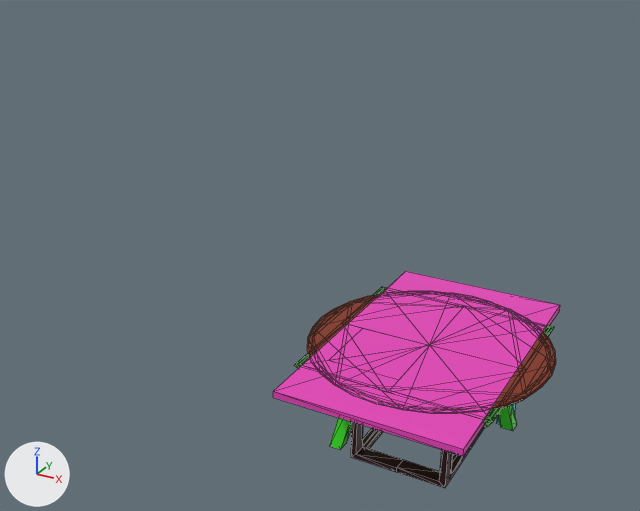
A saved change to the glTF model public/models/table.gltf.
Camera for both pictures: a 50 mm camera at (3.44, -9.06, 6.74) aimed at (-1.92, 0.68, 1.87). Lighting does not change. The marker at lower left points along +X, +Y and +Z. Mesh edges are drawn as thin lines on the coarser meshes. Where no turn or scale is listed for an object, it has been applied to the vertices.

Before the edit, the objects in view are built like this:
```python
me_cube_005 = bpy.data.meshes.new('Cube.005')
me_cube_005.from_pydata(...)  # a box spanning x -1.13..1.13, y -1.84..1.84, z -0.04..0.04
me_cube_005.materials.append(mat_material_004)  # pink #e742bb
me_cube_012 = bpy.data.meshes.new('Cube.012')
me_cube_012.from_pydata(...)  # 56 vertices, 128 faces; spans x -0.61..0.63, y -0.9..0.9, z -0.58..0.67
me_cube_012.materials.append(mat_material_012)  # dark red #390011
me_cylinder_001 = bpy.data.meshes.new('Cylinder.001')
me_cylinder_001.from_pydata(...)  # 128 vertices, 309 faces; spans x -1.51..1.52, y -1.51..1.51, z 0.0..0.04
me_cylinder_001.materials.append(mat_dřevo_001)  # brown #863118
ob_kruh_001 = bpy.data.objects.new('kruh.001', me_cylinder_001)
ob_kruh_001.location = (0.0, 0.0, 1.3)
ob_nohy06 = bpy.data.objects.new('nohy06', me_cube_012)
ob_nohy06.location = (0.0, 0.0, 0.6)
ob_obdelnik = bpy.data.objects.new('obdelnik', me_cube_005)
ob_obdelnik.location = (0.0, 0.0, 1.3)
# also in view: 'kruh' at (0.0, 0.0, 1.3)
```
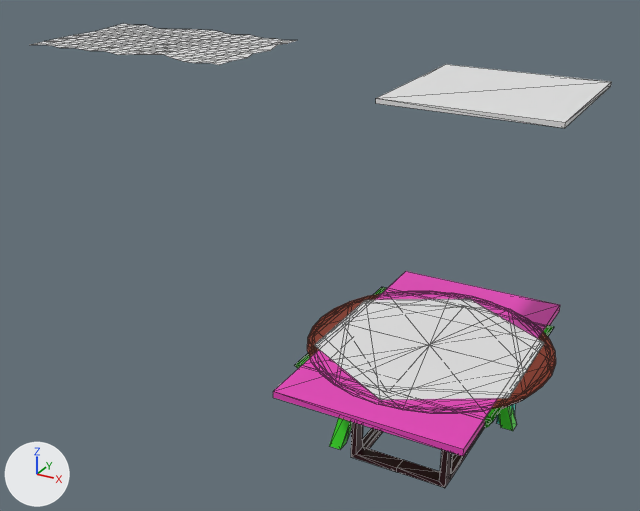
The edits, one by one:
Mesh me_plane_001 is new.
It has 152 vertices, 252 faces and spans x -1.7..1.71, y -1.19..1.15, z 0.0..0.02.
Mesh me_cube is new.
It is a box spanning x -1.0..1.0, y -1.0..1.0, z -0.03..0.03.
Mesh me_circle is new.
It is a 6-sided cylinder along z spanning x -1.23..1.23, y -1.43..1.43, z 0.0..0.05.
Object 'Plane.001' (ob_plane_001) is new; it shows me_plane_001.
Its location is (-5.05, 1.66, 4.33).
Object 'Cube' (ob_cube) is new; it shows me_cube.
Its location is (0.51, 0.31, 4.48).
Object '6table' (ob_6table) is new; it shows me_circle.
Its location is (0.0, 0.0, 1.3).

Changed parts and their boxes (x1, y1, x2, y2) in the pictures (640 x 511 px):
'6table', added
    after: (314, 299, 544, 400)
'Cube', added
    after: (376, 64, 611, 128)
'Plane.001', added
    after: (31, 24, 297, 65)
